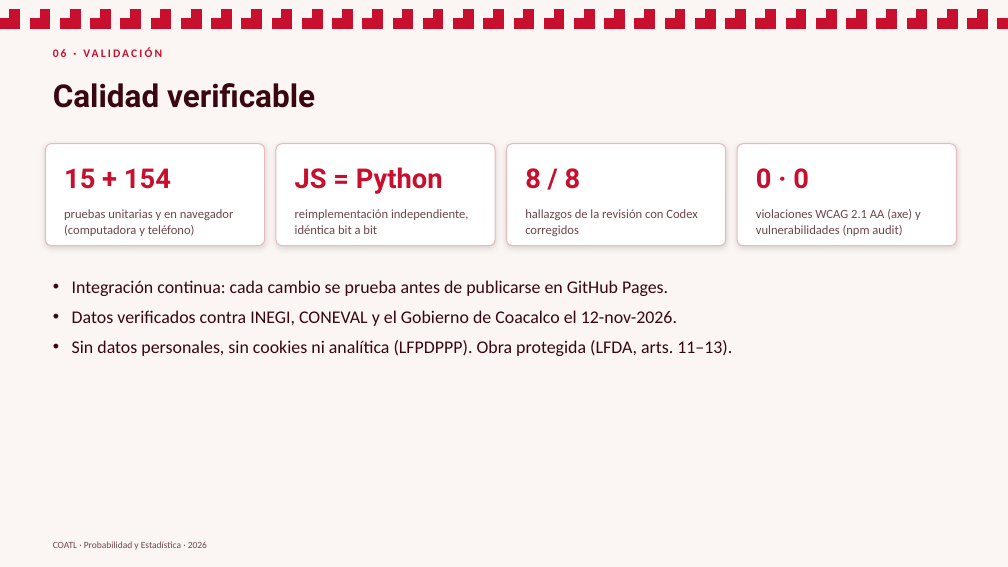
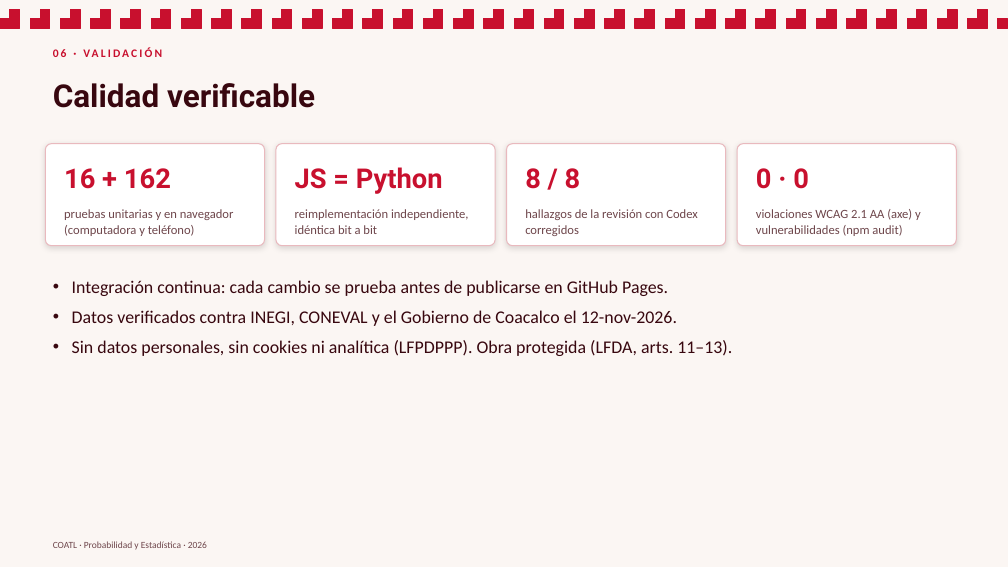
Before and after one commit to Maikolv/coatl, a slide deck: slide 9 of entregables/COATL_Presentacion.pptx. Drawn at 1008x567 pixels with LibreOffice and Linux fonts; fonts in the diff are those of the drawing. Boxes give left, top, right and bottom in pixels: in the first picture for what was removed or moved away, otherwise in the second. Text is boxed around its words. In the diff, an @@ line names an element or a change of style, - is before the commit and + after.

```diff
--- a/entregables/COATL_Presentacion.pptx
+++ b/entregables/COATL_Presentacion.pptx
@@ text at (64, 168, 171, 189): text changed @@
-15 + 154
+16 + 162
```
Also in this commit, not shown: 1 other slide changed, 50 other files.
